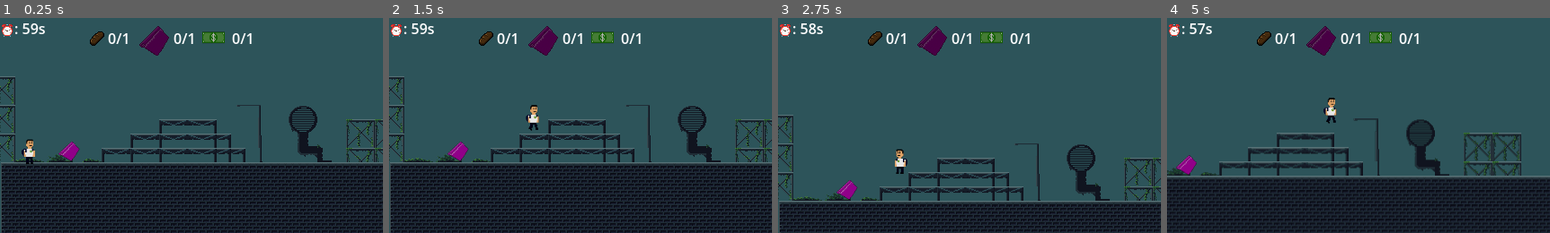
Above: before the commit, frames 1-4 (left to right).
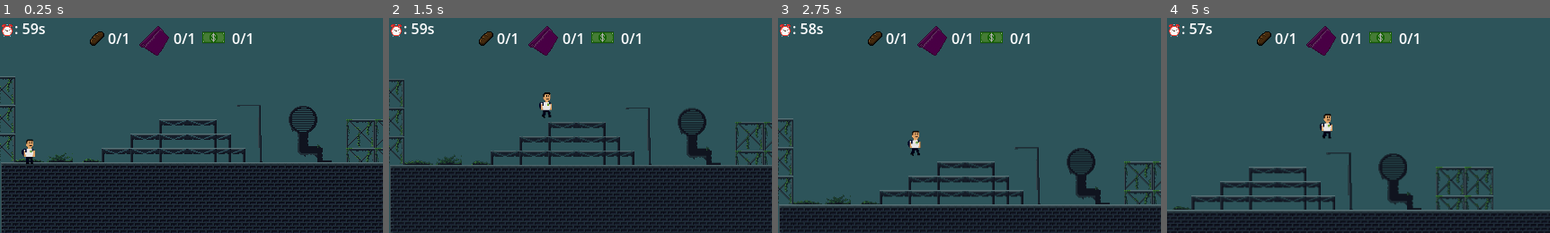
Above: after the commit, the same moments.

Repository: Pedroangelv/IT_Project_IEAZ
Game: Godot game, scene res://level.tscn
Same seed, same stepped clock (60 frames per second), same inputs: the game is played once before the commit and once after it.
Inputs:
- Up to frame 1 (0.25 s): no input
- Up to frame 2 (1.5 s): tap Enter (ui_accept) at 0.5, 0.6, 0.77, 1.07, 1.35 s; hold Right (ui_right) from 0.53 s (still down)
- Up to frame 3 (2.75 s): tap Enter (ui_accept) at 1.52, 1.82, 2.1 s; release Right (ui_right) at 2.03 s; hold Left (ui_left) from 2.03 s (still down)
- Up to frame 4 (5 s): release Left (ui_left) at 2.78 s; hold Right (ui_right) 2.78-4.28 s; tap Enter (ui_accept) at 2.85, 3.02, 3.32, 3.6, 3.77, 4.07, 4.35, 4.52, 4.82 s; hold Left (ui_left) from 4.28 s (still down)

The runs differ from the first frame. In frame 1, 0.3% of the frame differs, in the area x 15-21%, y 57-67%; in frame 2, 18%; in frame 3, 10%; in frame 4, 23%, in the area x 0-100%, y 37-100%.

Commit message:
Madrugon Demo

Diff:
--- a/Games/Madrugón/Godot_game_dev/madrugon/madrugon/level.gd
+++ b/Games/Madrugón/Godot_game_dev/madrugon/madrugon/level.gd
@@ -43,4 +43,4 @@
 	$HUD/ItemsContainer/CardboardIcon.modulate = Color(1.5, 1.5, 1.5) if tiene_cartulina else Color(0.5, 0.5, 0.5)
 	$HUD/ItemsContainer/MoneyIcon.modulate = Color(1.5, 1.5, 1.5) if tiene_plata else Color(0.7, 0.7, 0.7)
 func perder_por_tiempo():
-	get_tree().paused = true
+	get_tree().reload_current_scene()
--- a/Games/Madrugón/Godot_game_dev/madrugon/madrugon/level.tscn
+++ b/Games/Madrugón/Godot_game_dev/madrugon/madrugon/level.tscn
@@ -263,6 +263,9 @@
 [sub_resource type="RectangleShape2D" id="RectangleShape2D_oi3di"]
 size = Vector2(2820.5, 23)
 
+[sub_resource type="RectangleShape2D" id="RectangleShape2D_aicyk"]
+size = Vector2(155, 144)
+
 [node name="Level" type="Node2D"]
 script = ExtResource("1_0b4ue")
 
@@ -292,7 +295,7 @@
 position = Vector2(755, -174)
 
 [node name="cardboard" parent="TileMapLayer" instance=ExtResource("6_8cye3")]
-position = Vector2(74, 146)
+position = Vector2(1825, -90)
 
 [node name="lunch_money" parent="TileMapLayer" instance=ExtResource("7_2orkt")]
 position = Vector2(1022, -64)
@@ -300,7 +303,7 @@
 [node name="Pitfall" type="Area2D" parent="."]
 
 [node name="CollisionShape2D" type="CollisionShape2D" parent="Pitfall"]
-position = Vector2(1412.75, 259)
+position = Vector2(1435, 269)
 shape = SubResource("RectangleShape2D_oi3di")
 
 [node name="HUD" type="CanvasLayer" parent="."]
@@ -341,4 +344,11 @@
 offset_right = 40.0
 offset_bottom = 23.0
 
+[node name="SchoolGate" type="Area2D" parent="."]
+
+[node name="CollisionShape2D" type="CollisionShape2D" parent="SchoolGate"]
+position = Vector2(2339, 116)
+shape = SubResource("RectangleShape2D_aicyk")
+
 [connection signal="body_entered" from="Pitfall" to="TileMapLayer/player" method="_on_pitfall_body_entered"]
+[connection signal="body_entered" from="SchoolGate" to="TileMapLayer/player" method="_on_school_gate_body_entered"]
--- a/Games/Madrugón/Godot_game_dev/madrugon/madrugon/player.gd
+++ b/Games/Madrugón/Godot_game_dev/madrugon/madrugon/player.gd
@@ -12,6 +12,7 @@
 var is_jumping = false
 const SPEED = 150.0
 const JUMP_VELOCITY = -267.0
+const SHORT_HOP_MULTIPLIER = 0.5
 
 @onready var animatedsprite2d = $AnimatedSprite2D
 func _ready():
@@ -43,6 +44,8 @@
 		is_jumping = true
 		has_jumped = true
 		jump_buffer_timer = 0.0
+	if Input.is_action_just_released("ui_accept") and velocity.y < 0:
+		velocity.y *= SHORT_HOP_MULTIPLIER
 
 	# Get the input direction and handle the movement/deceleration.
 	# As good practice, you should replace UI actions with custom gameplay actions.
@@ -71,3 +74,21 @@
 		$AnimatedSprite2D.play("die")  # Asegúrate que esta animación exista
 		await get_tree().create_timer(1).timeout
 		get_tree().reload_current_scene()
+
+
+func _on_school_gate_body_entered(body: Node2D) -> void:
+	if body == self:
+		var level = get_tree().current_scene  # Referencia al Level actual
+
+		if level.tiene_pan and level.tiene_cartulina and level.tiene_plata:
+			print("✅ Llegaste con todo, pasaste el nivel.")
+			get_tree().change_scene_to_file("res://next_level.tscn")
+		else:
+			if not level.tiene_pan:
+				print("❌ Llegaste sin desayunar.")
+			elif not level.tiene_cartulina:
+				print("❌ Llegaste sin la cartulina.")
+			elif not level.tiene_plata:
+				print("❌ Llegaste sin plata del almuerzo.")
+
+			get_tree().reload_current_scene()
Not shown: 1 places in Games/Madrugón/Godot_game_dev/madrugon/madrugon/level.tscn that only renumber resources
Not shown, added: Games/Madrugón/Godot_game_dev/madrugon/madrugon/test1/madrugon.144x144.png.import
Not shown, added: Games/Madrugón/Godot_game_dev/madrugon/madrugon/test1/madrugon.180x180.png.import
Not shown, added: Games/Madrugón/Godot_game_dev/madrugon/madrugon/test1/madrugon.512x512.png.import
Not shown, changed: Games/Madrugón/Godot_game_dev/madrugon/madrugon/test1/madrugon.html
Not shown, changed: Games/Madrugón/Godot_game_dev/madrugon/madrugon/test1/madrugon.pck
Not shown, changed: Games/Madrugón/Godot_game_dev/madrugon/madrugon/test1/madrugon.service.worker.js
